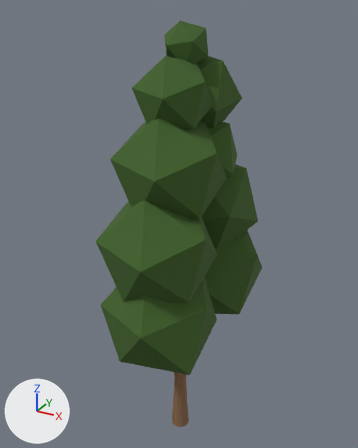
Two versions of the FBX model Assets/Model/Albero3.fbx, one commit apart.
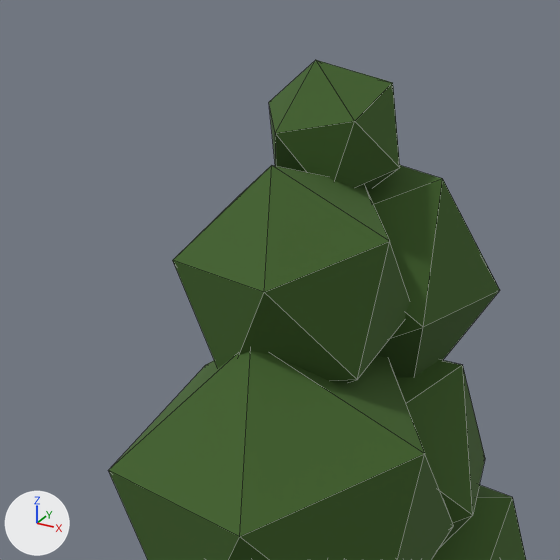
There are two pictures of each version: one whole from a camera (50 mm lens) standing at (-63.87, 50.64, 11.06) and looking at (-69.14, 60.22, 6.27), one close up on the part from 21% to 73% of the width and 0% to 42% of the height. Arrows for +X, +Y and +Z are at lower left; the lights stay in place. The older version's two pictures come first. The close-ups show mesh edges as thin lines. Where no turn or scale is listed for an object, it has been applied to the vertices.

In view in the first close-up: 'Albero3'.
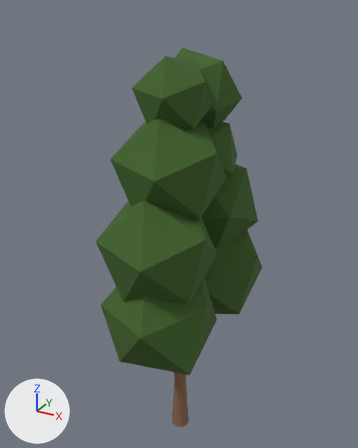
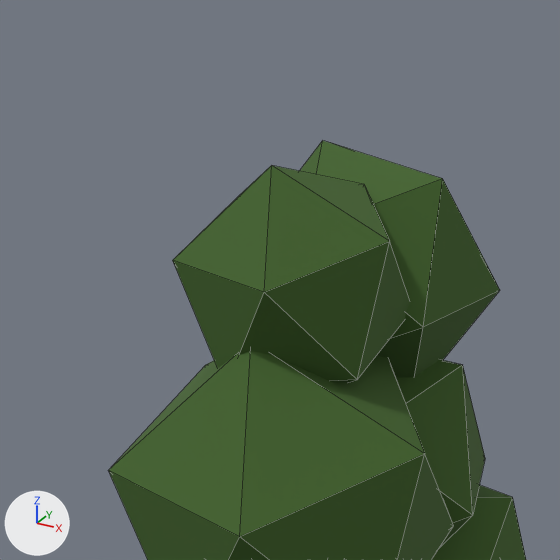
Where the newer file only moved an object's origin or applied its transform, the numbers keep the older frame.

The change in detail:
me_cylinder_037 is used by ob_albero3; location (-68.87, 59.8, 1.54).
me_cylinder_037 had 173 vertices, 235 faces and spanned x -1.38..1.48, y -2.4..2.97, z -1.0..9.27.
me_cylinder_037 now has 161 vertices, 214 faces and spans x -1.38..1.48, y -2.4..2.97, z -1.0..8.72.
me_cylinder_037 part 1: the loose piece of 12 vertices spanning x -0.42..0.52, y -0.34..0.62, z 8.33..9.27 is deleted.
Other edits to the shape of me_cylinder_037 do not show in these pictures.

Pixel boxes (x1, y1, x2, y2) of what changed, in the close-ups (560 x 560 px):
'Albero3', reshaped: before (109, 60, 526, 560); after (109, 140, 526, 560)
part 1 of me_cylinder_037, deleted (green): before (269, 60, 400, 190)
